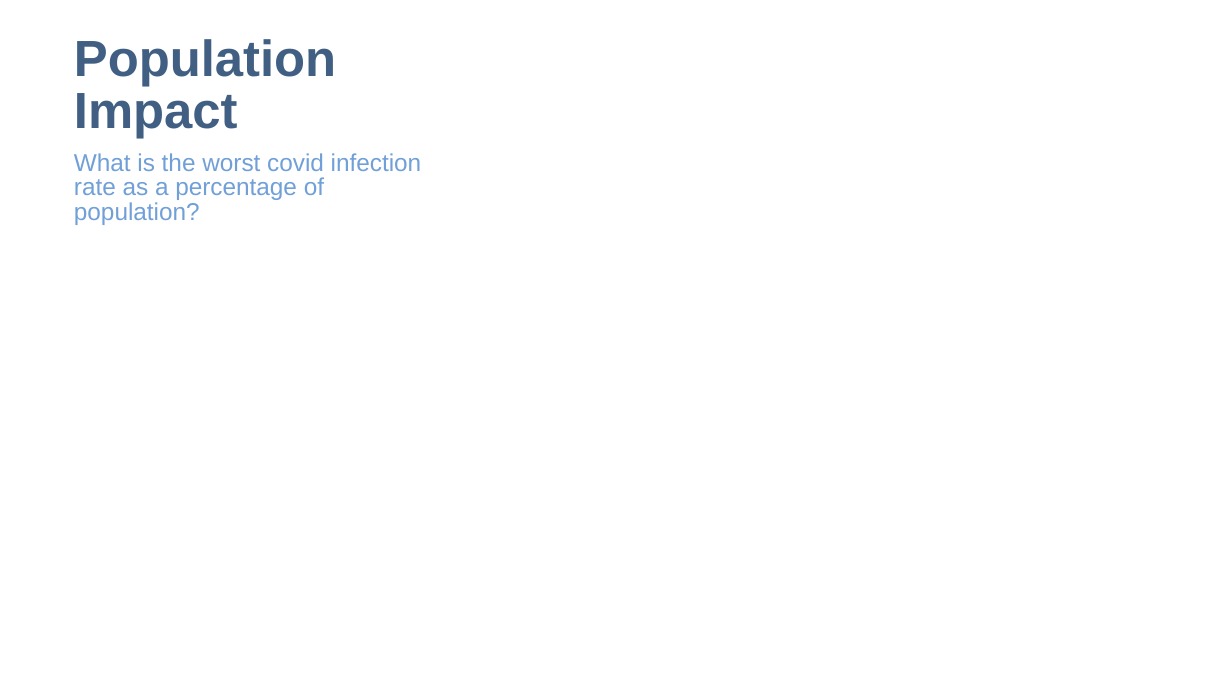
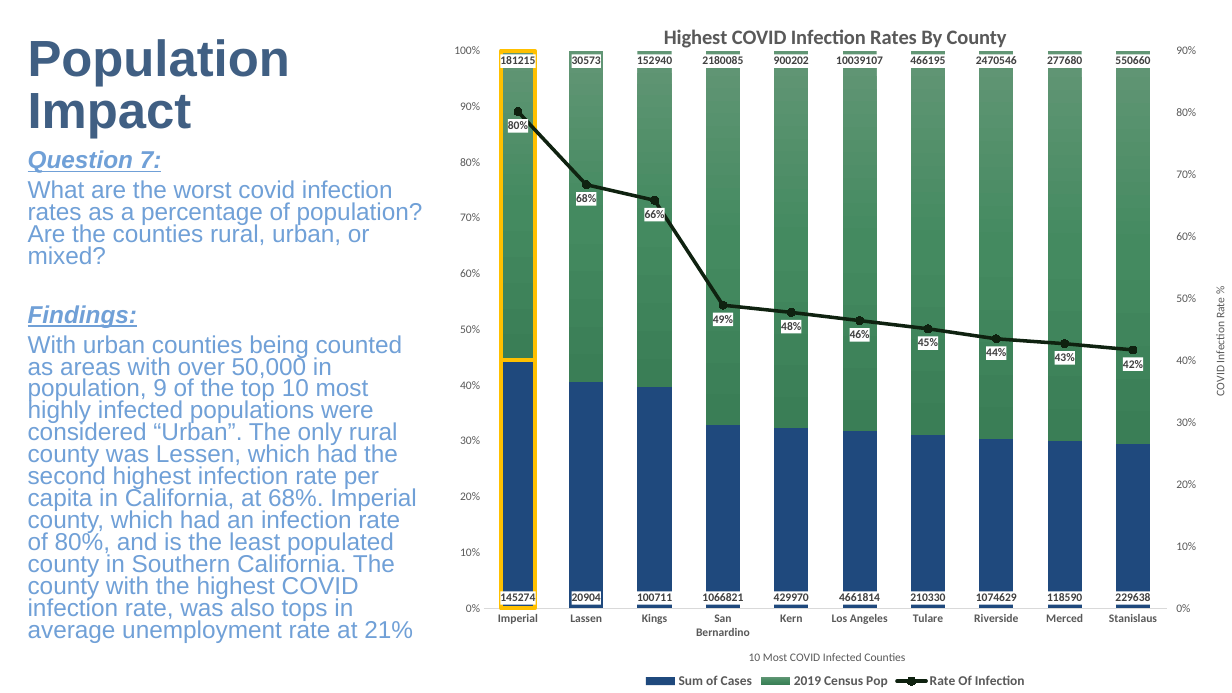
Before and after one commit to speedracer05/Covid_CalFresh, a slide deck: slide 8 of Presentation/Covid_CalFresh_v.01.pptx. Drawn at 1232x693 pixels with LibreOffice and Linux fonts; fonts in the diff are those of the drawing. Boxes give left, top, right and bottom in pixels: in the first picture for what was removed or moved away, otherwise in the second. Text is boxed around its words. In the diff, an @@ line names an element or a change of style, - is before the commit and + after.

```diff
--- a/Presentation/Covid_CalFresh_v.01.pptx
+++ b/Presentation/Covid_CalFresh_v.01.pptx
@@ title "Population Impact": place and size @@
-title "Population Impact" at (74,39,336,138)
+title "Population Impact" at (28,39,290,138)
@@ column stacked 100% chart added at (439,0,1232,693) @@
+title "Highest COVID Infection Rates By County "
+categories: Imperial, Lassen, Kings, San Bernardino, Kern, Los Angeles, Tulare, Riverside, Merced, Stanislaus
+Sum of Cases: 145274, 20904, 100711, 1066821, 429970, 4661814, 210330, 1074629, 118590, 229638
+2019 Census Pop: 181215, 30573, 152940, 2180085, 900202, 10039107, 466195, 2470546, 277680, 550660
+Rate Of Infection: 0.8, 0.68, 0.66, 0.49, 0.48, 0.46, 0.45, 0.43, 0.43, 0.42
@@ text at (28,150,423,643): text changed @@
-What is the worst covid infection rate as a percentage of population?
+Question 7:
+What are the worst covid infection rates as a percentage of population? Are the counties rural, urban, or mixed?
+Findings:
+With urban counties being counted as areas with over 50,000 in population, 9 of the top 10 most highly infected populations were considered “Urban”. The only rural county was Lessen, which had the second highest infection rate per capita in California, at 68%. Imperial county, which had an infection rate of 80%, and is the least populated county in Southern California. The county with the highest COVID infection rate, was also tops in average unemployment rate at 21%
```
Also in this commit, not shown: 1 other slide changed, 1 other file.
